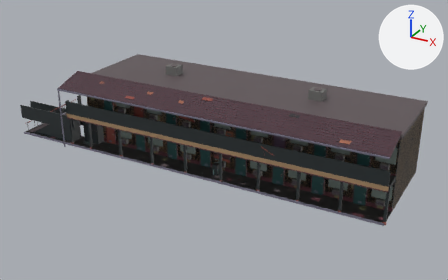
Two versions of the glTF model models/motel_cladire.glb, one commit apart.
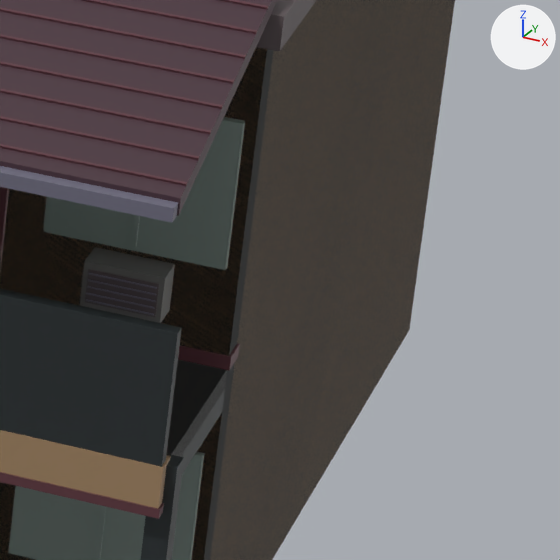
The first picture shows the older version from a camera (50 mm lens) standing at (18.6, -31.5, 23.8) and looking at (-5.9, 13.0, 1.5). The close-ups show the older and then the newer version on the part from 83% to 97% of the width and 48% to 70% of the height of that picture. Only the edits that show in the close-ups are written down. Lighting does not change. The marker at upper right points along +X, +Y and +Z. Vertices at exactly the same position are counted once.

Objects in the first close-up: 'Coliziune', 'Motel'.
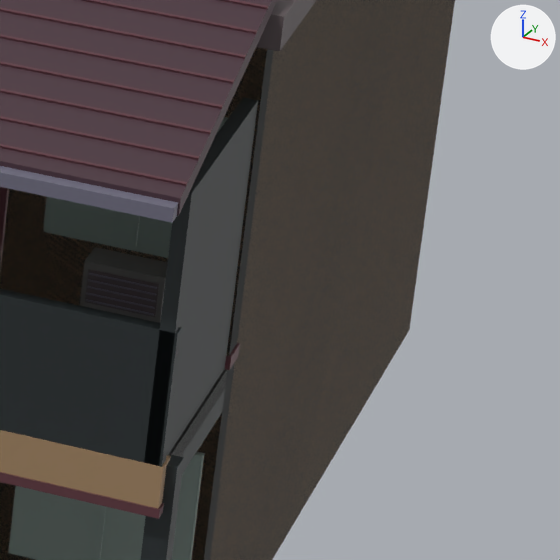
The edits, one by one:
me_coliziune_001 is used by ob_coliziune; location (0.0, 0.0, 0.0).
me_coliziune_001 had 164 vertices, 248 faces and spanned x -25.8..10.1, y 8.0..18.0, z 0.0..6.0.
me_coliziune_001 now has 172 vertices, 260 faces and spans x -25.8..10.1, y 8.0..18.0, z 0.0..6.0.
me_coliziune_001 part 1: a new loose piece, a box spanning x 9.86..9.98, y 8.0..10.0, z 3.1..5.55, in mat_defaultmaterial.

Boxes (x1, y1, x2, y2) around the edits, measured in the close-ups (560 x 560 px):
part 1 of me_coliziune_001, added
    after: (144, 97, 258, 466)
